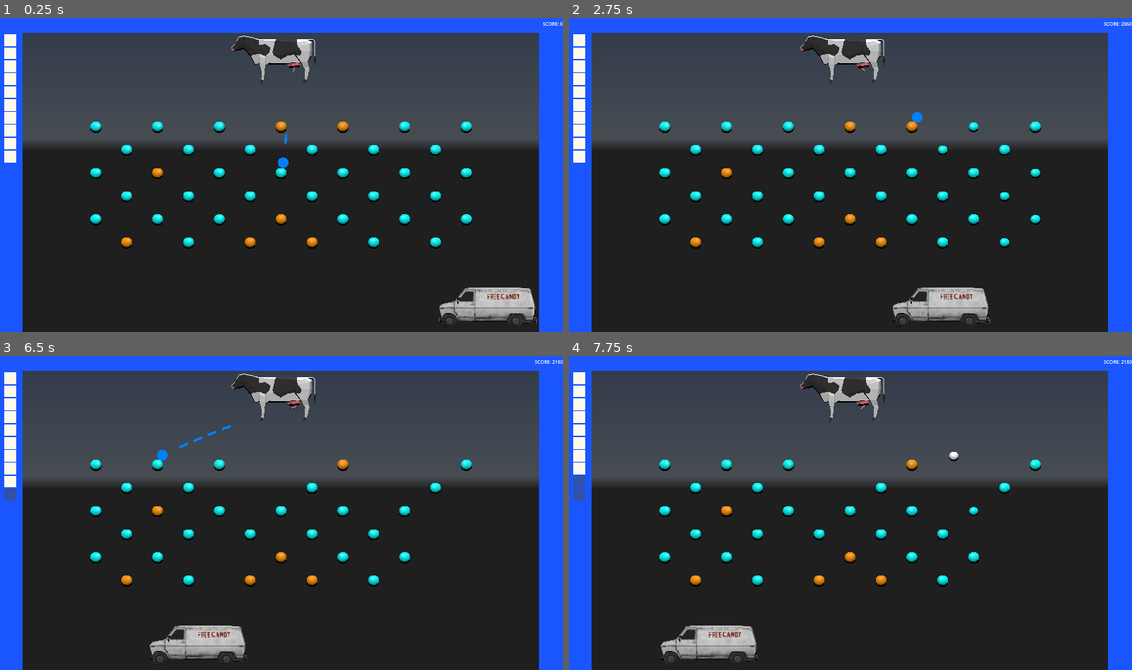
Above: before the commit, frames 1-4 (two rows, left to right).
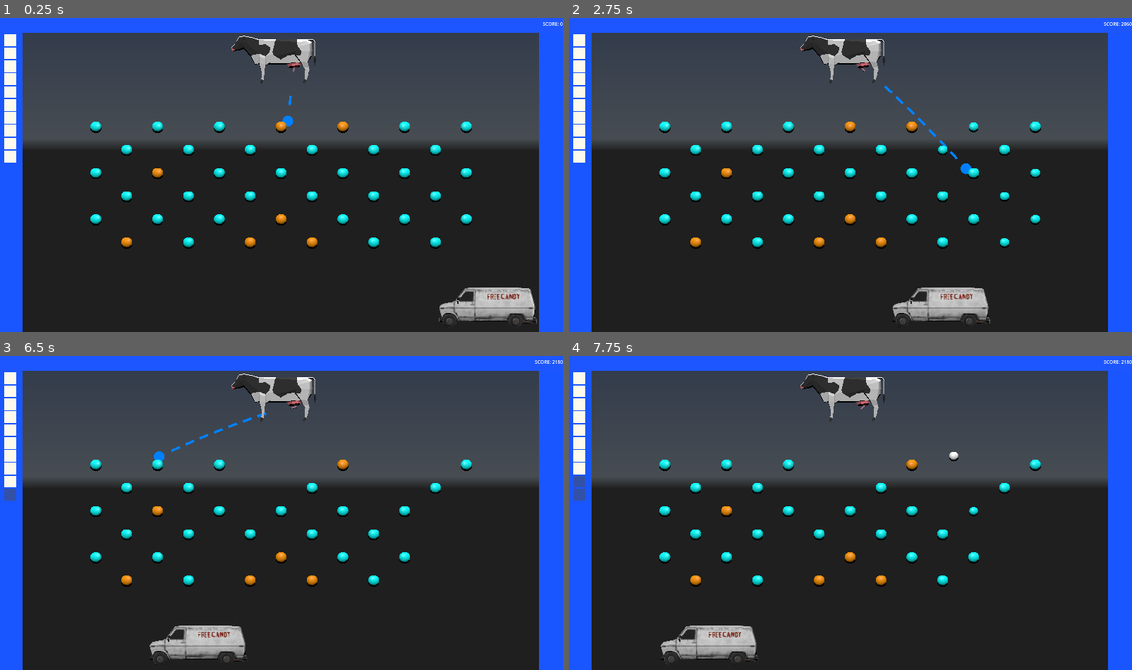
Above: after the commit, the same moments.

Repository: Temia116/Milke-2--Into-the-third-dimension
Game: Godot game, scene res://scenes/node_3d.tscn
Two runs of this game, one before a commit and one after it. Both use one fixed random seed, a clock stepped at 60 frames per second and the inputs below. A sky picture missing from this copy of the repository is replaced by a grey-blue gradient. Video files are missing from this copy of the repository; at most half a second of black plays in their place.
Inputs (mouse positions are in pixels of both pictures, inside the frame that each line leads up to):
- Up to frame 1 (0.25 s): no input
- Up to frame 2 (2.75 s): move the mouse to (974, 159) at 0.52 s; click (974, 159) at 0.67 s; move the mouse to (737, 190) at 1.27 s; click (737, 190) at 1.42 s; move the mouse to (906, 102) at 2.02 s; click (906, 102) at 2.17 s
- Up to frame 3 (6.5 s): move the mouse to (253, 575) at 2.77 s; click (253, 575) at 2.92 s; move the mouse to (450, 560) at 3.52 s; click (450, 560) at 3.67 s; move the mouse to (112, 462) at 4.27 s; click (112, 462) at 4.42 s; move the mouse to (309, 513) at 5.02 s; click (309, 513) at 5.17 s; move the mouse to (197, 431) at 5.77 s; click (197, 431) at 5.92 s
- Up to frame 4 (7.75 s): move the mouse to (974, 497) at 6.52 s; click (974, 497) at 6.67 s; move the mouse to (737, 528) at 7.27 s; click (737, 528) at 7.42 s

The runs differ from the first frame. In frame 1, 0.1% of the frame differs, in the area x 49-53%, y 24-48%; in frame 2, 0.2%, in the area x 56-72%, y 21-50%; in frame 3, 0.1%; in frame 4, nothing differs.

Commit message:
fart
fart

Diff:
--- a/scenes/node_3d.gd
+++ b/scenes/node_3d.gd
@@ -86,7 +86,7 @@
 	var dot_spacing = 1.0
 	var pill_half_len = 0.3
 	var pill_radius = 0.08
-	var min_draw_distance = 3.5
+	var min_draw_distance = 0.1
 	var start_pos = udder_spawn.global_position
 
 	aim_mesh.surface_begin(Mesh.PRIMITIVE_TRIANGLES)
@@ -101,7 +101,7 @@
 		if dist_from_origin > min_draw_distance:
 			var sphere_params = PhysicsShapeQueryParameters3D.new()
 			var sphere_shape = SphereShape3D.new()
-			sphere_shape.radius = 0.4
+			sphere_shape.radius = 0.25
 			sphere_params.shape = sphere_shape
 			sphere_params.transform = Transform3D(Basis(), sim_pos)
 			sphere_params.motion = next_pos - sim_pos
